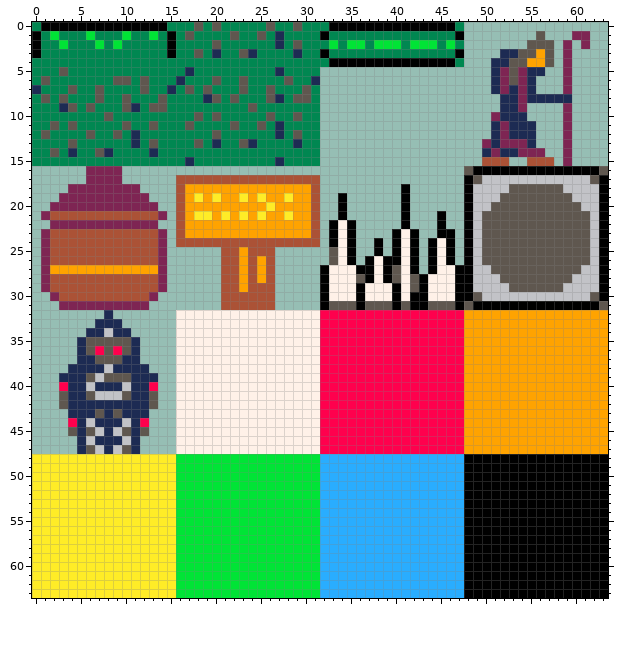
Pixel-art sprite, stored at scratch/tileset.png. This is how it looked before the edit.
The file is 64x64 pixels.
And afterwards:
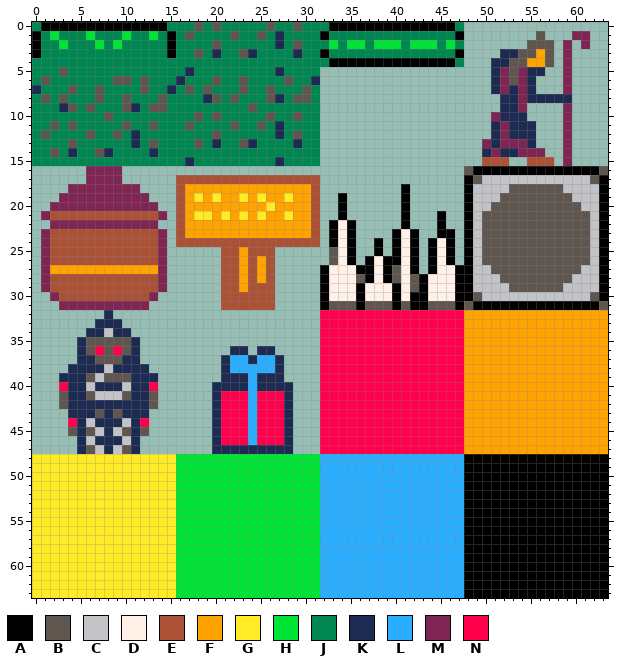
Palette (. is transparent): A #000000  B #5f574f  C #c2c3c7  D #fff1e8  E #ab5236  F #ffa300  G #ffec27  H #00e436  J #008751  K #1d2b53  L #29adff  M #7e2553  N #ff004d
Edits made:
Colour D gives way to colour K in row 36 at x 22 to 23 and 25 to 26; in row 37 at x 21, 24 and 27; in row 38 at x 21 and 27; in row 39 at x 21 to 23 and 25 to 27; in row 40 at x 20 to 23 and 25 to 28; in rows 41 to 46 at x 20 and 28.
Colour D gives way to colour K in row 47 at x 20 to 28.
Colour D gives way to colour L in row 37 at x 22 to 23 and 25 to 26; in row 38 at x 22 to 26; in rows 39 to 46 at x 24.
Colour D gives way to colour N in rows 41 to 46 at x 21 to 23 and 25 to 27.
The edit erases colour D in rows 32 to 35 at x 16 to 31; in row 36 at x 16 to 21, 24 and 27 to 31; in rows 37 to 39 at x 16 to 20 and 28 to 31; in rows 40 to 47 at x 16 to 19 and 29 to 31.
Where, in picture pixels (left, top, right, bottom), the same in both pictures:
changed: (176, 310, 320, 454)
